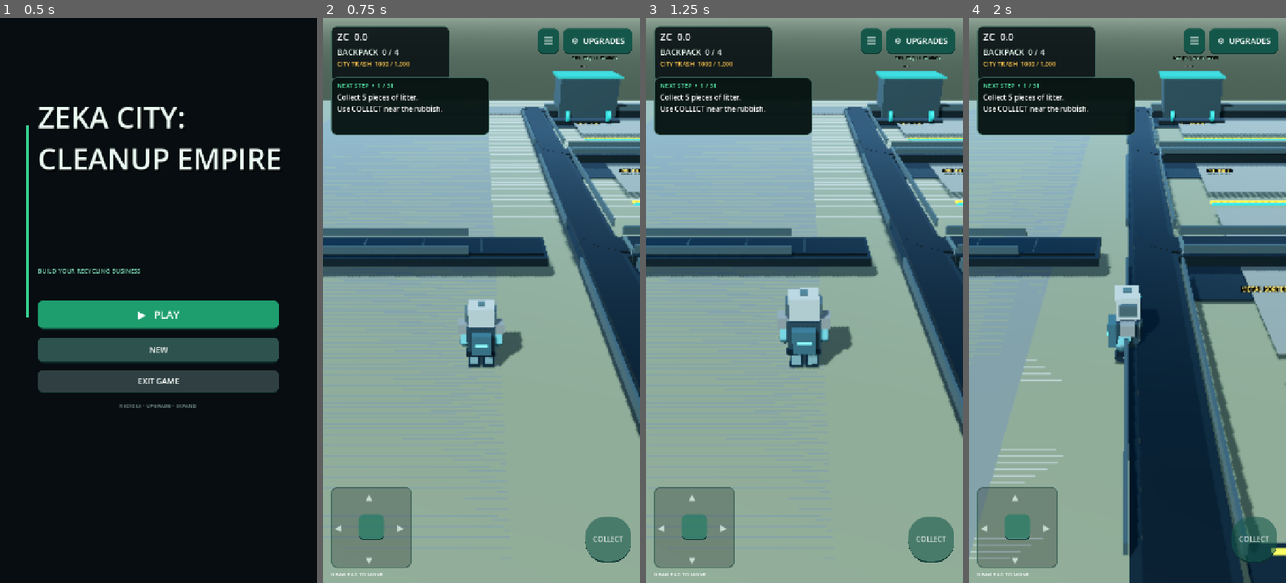
Above: before the commit, frames 1-4 (left to right).
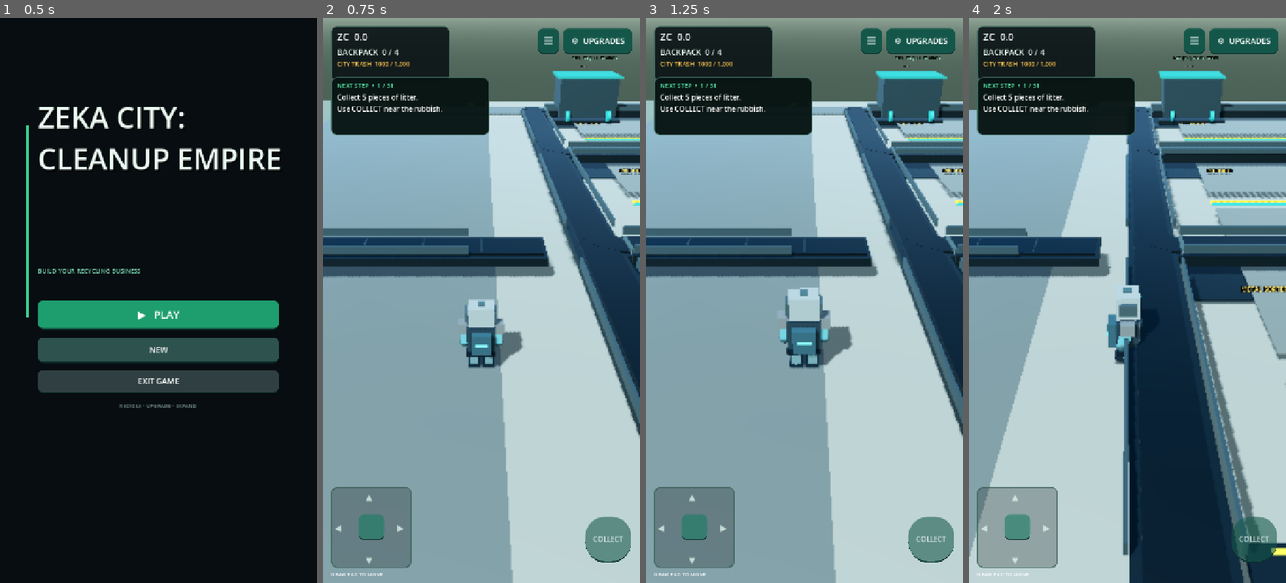
Above: after the commit, the same moments.

Repository: zekainstabot/trash-empire
Game: Godot game, scene res://Scenes/Main.tscn
The game is run twice, just before and just after one commit, with the same random seed, the same clock (stepped at 60 frames per second) and the same inputs.
Inputs (mouse positions are in pixels of both pictures, inside the frame that each line leads up to):
- Up to frame 1 (0.5 s): no input
- Up to frame 2 (0.75 s): click "▶ PLAY" at 0.5 s
- Up to frame 3 (1.25 s): no input
- Up to frame 4 (2 s): move the mouse to (1197, 272) at 1.27 s; hold D (move_right) from 1.28 s (still down); click (1197, 272) at 1.42 s

Frame 1 is identical in both runs. In frame 2, 25% of the frame differs, in the area x 52-100%, y 14-100%; in frame 3, 25%; in frame 4, 33%, in the area x 0-100%, y 14-100%.

Commit message:
Eliminate factory floor z-fighting at its source

Diff:
--- a/Scripts/main.gd
+++ b/Scripts/main.gd
@@ -304,8 +304,11 @@
 	var curb := Color(0.88, 0.81, 0.66)
 	var white := Color(0.90, 0.88, 0.79)
 	_box("CityTerrain", Vector3(49.0, -0.34, 0.0), Vector3(126.0, 0.68, 74.0), grass, true)
-	_box("FinalCleanupGround", Vector3(160.0, -0.34, 0.0), Vector3(96.0, 0.68, 74.0), Color(0.34, 0.38, 0.30), true)
-	_box("FinalCleanupWorkPad", Vector3(160.0, -0.0175, 0.0), Vector3(90.0, 0.035, 62.0), Color(0.34, 0.38, 0.30), false)
+	# Keep the cleanup ground out of the factory footprint. These slabs previously
+	# occupied the exact same Y=0 plane as the factory apron/foundation and each
+	# other, causing severe z-fighting across the entire industrial area.
+	_box("FinalCleanupGroundWest", Vector3(121.25, -0.34, 0.0), Vector3(18.5, 0.68, 74.0), Color(0.34, 0.38, 0.30), true)
+	_box("FinalCleanupGroundEast", Vector3(205.0, -0.34, 0.0), Vector3(6.0, 0.68, 74.0), Color(0.34, 0.38, 0.30), true)
 
 	# Dark charcoal asphalt, raised curbs and layered markings make this read as a
 	# paved multi-lane boulevard rather than a flat grey platform.
